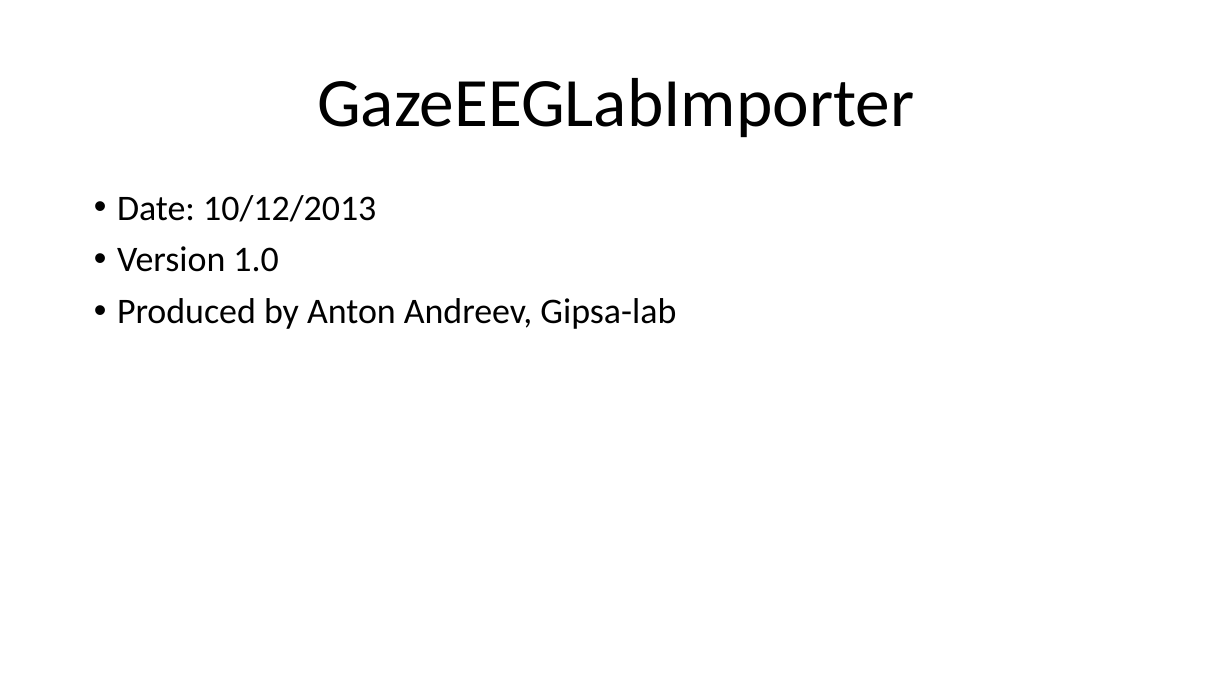
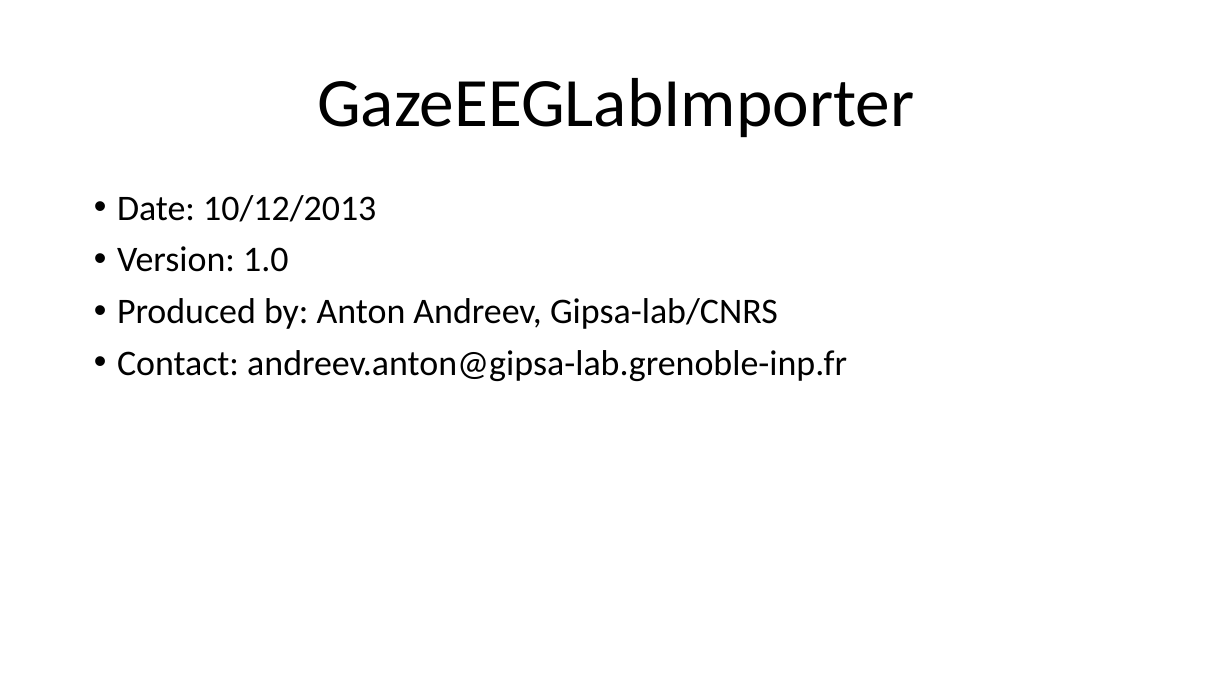
Before and after one commit to sssandyad/adastra, a slide deck: slide 1 of src_matlab/GazeEegLabImporter/docs/GazeEegLabImporter.pptx. Drawn at 1232x693 pixels with LibreOffice and Linux fonts; fonts in the diff are those of the drawing. Boxes give left, top, right and bottom in pixels: in the first picture for what was removed or moved away, otherwise in the second. Text is boxed around its words. In the diff, an @@ line names an element or a change of style, - is before the commit and + after.

```diff
--- a/src_matlab/GazeEegLabImporter/docs/GazeEegLabImporter.pptx
+++ b/src_matlab/GazeEegLabImporter/docs/GazeEegLabImporter.pptx
@@ text at bbox=[117, 246, 847, 381]: text changed @@
-• Version 1.0
-• Produced by Anton Andreev, Gipsa-lab
+• Version: 1.0
+• Produced by: Anton Andreev, Gipsa-lab/CNRS
+• Contact: andreev.anton@gipsa-lab.grenoble-inp.fr
```
Also in this commit, not shown: 2 other slides changed, 2 slides added, 2 other files.
